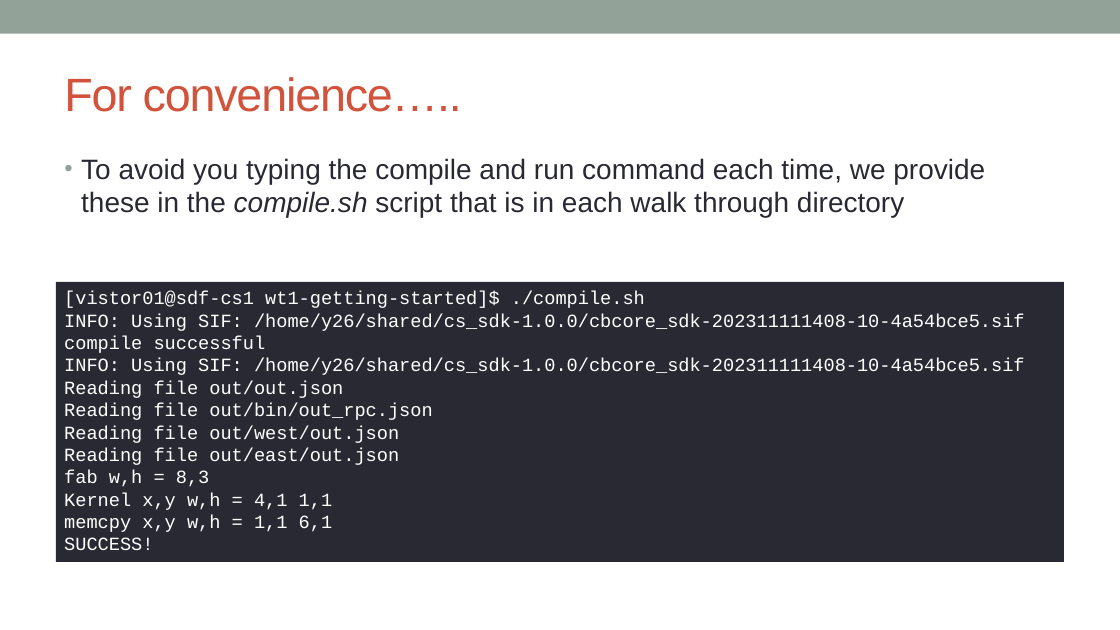
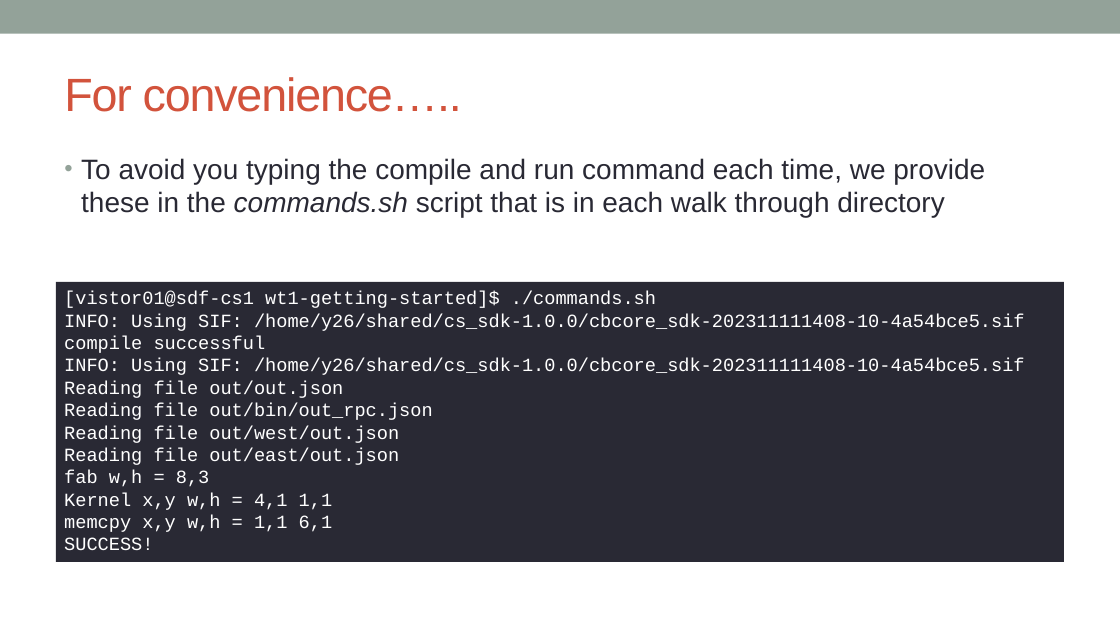
Before and after one commit to EPCCed/cs2-sdk-training, a slide deck: slide 11 of lectures/powerpoints/SDK-walkthrough-part-one.pptx. Drawn at 1120x630 pixels with LibreOffice and Linux fonts; fonts in the diff are those of the drawing. Boxes give left, top, right and bottom in pixels: in the first picture for what was removed or moved away, otherwise in the second. Text is boxed around its words. In the diff, an @@ line names an element or a change of style, - is before the commit and + after.

```diff
--- a/lectures/powerpoints/SDK-walkthrough-part-one.pptx
+++ b/lectures/powerpoints/SDK-walkthrough-part-one.pptx
@@ text at bbox=[81, 158, 985, 217]: text changed @@
-• To avoid you typing the compile and run command each time, we provide these in the compile.sh script that is in each walk through directory
+• To avoid you typing the compile and run command each time, we provide these in the commands.sh script that is in each walk through directory
@@ text in rectangle at bbox=[64, 291, 656, 308]: text changed @@
-[vistor01@sdf-cs1 wt1-getting-started]$ ./compile.sh
+[vistor01@sdf-cs1 wt1-getting-started]$ ./commands.sh
```
Also in this commit, not shown: 5 other slides changed, 1 other file.
